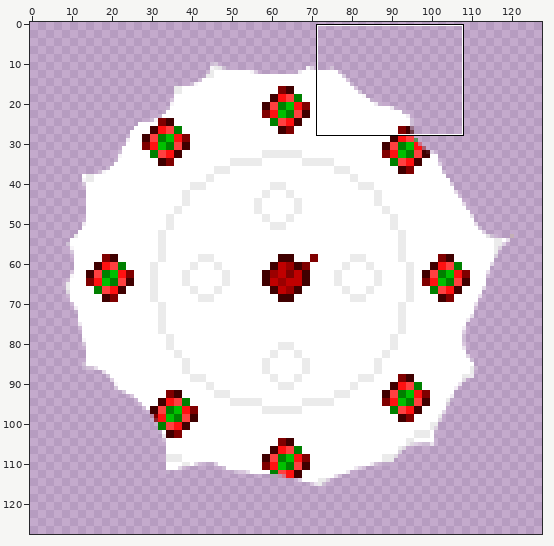
Edited in one commit: sprite sheet (Proyecto_Software_II.gmx/sprites/images/sprite1_2.png). The picture above shows the old version from afar; the outline marks the close-up.
Close-up. Before:
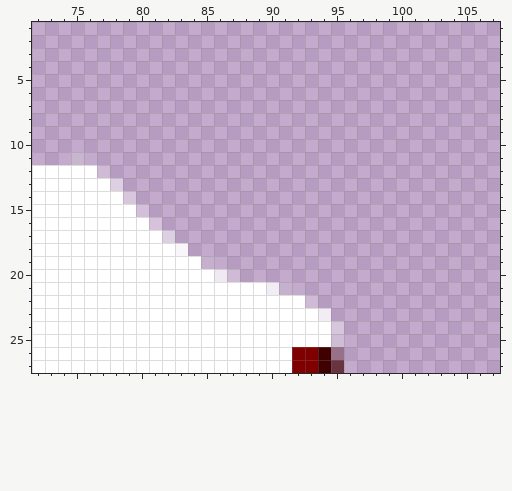
The file is 128x128 pixels. Pixels under 10% opacity are left out. Colours within 5 levels of each other are drawn and written as one. Shown: x 72..107, y 1..27. The commit also changed other parts of the picture, which this record leaves out.
The result:
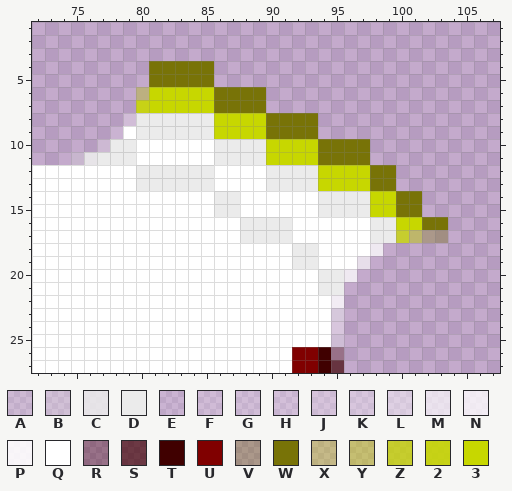
Palette (. is transparent): A #ebebeb39  B #ebebeb55  C #ebebebe3  D #ebebeb  E #ffffff1c  F #ffffff33  G #ffffff39  H #ffffff3f  J #ffffff4c  K #ffffff55  L #ffffff71  M #ffffffaa  N #ffffffc6  P #ffffffe3  Q #ffffff  R #40000055  S #400000aa  T #400000  U #800000  V #78730755  W #787307  X #c7d70055  Y #c7d70071  Z #c7d700c6  2 #c7d700e3  3 #c7d700
The exact change:
{"y":4,"x":81,"old":".....","new":"WWWWW"}
{"y":5,"x":81,"old":".....","new":"WWWWW"}
{"y":6,"x":80,"old":"..........","new":"X33333WWWW"}
{"y":7,"x":80,"old":"..........","new":"233333WWWW"}
{"y":8,"x":79,"old":"...............","new":"GDDDDDD3333WWWW"}
{"y":9,"x":78,"old":"................","new":"EQDDDDDD3333WWWW"}
{"y":10,"x":77,"old":".....................","new":"ADDQQQQQQDDDD3333WWWW"}
{"y":11,"x":76,"old":"......................","new":"CDDDQQQQQQDDDD3333WWWW"}
{"y":12,"x":77,"old":"F......................","new":"QQQDDDDDDQQQQDDDD3333WW"}
{"y":13,"x":78,"old":"L.....................","new":"QQDDDDDDQQQQDDDD3333WW"}
{"y":14,"x":79,"old":"K......................","new":"QQQQQQQDDQQQQQQDDDD33WW"}
{"y":15,"x":80,"old":"H.....................","new":"QQQQQQDDQQQQQQDDDD33WW"}
{"y":16,"x":81,"old":"J......................","new":"QQQQQQQDDDDQQQQQQDD33WW"}
{"y":17,"x":82,"old":"L.....................","new":"QQQQQQDDDDQQQQQQDDZYVV"}
{"y":18,"x":83,"old":"P...............","new":"QQQQQQQQQDDQQQQN"}
{"y":19,"x":85,"old":"F............","new":"QQQQQQQDDQQQM"}
{"y":20,"x":86,"old":"NF.........","new":"QQQQQQQQDDN"}
{"y":21,"x":90,"old":"NF....","new":"QQQQDD"}
{"y":22,"x":93,"old":"F..","new":"QQN"}
{"y":23,"x":94,"old":"N.","new":"QL"}
{"label":"changed","picture_box":[84,61,448,321]}
